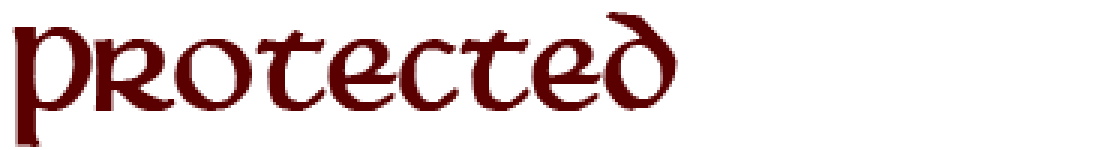
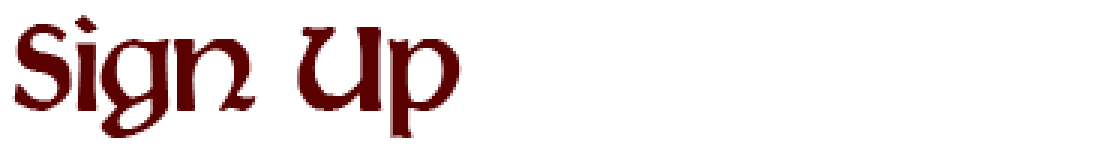
Two versions of the same layered image (1116 × 150). Layer-by-layer changes:
painted on "Exemple" over [12,12,678,147]
